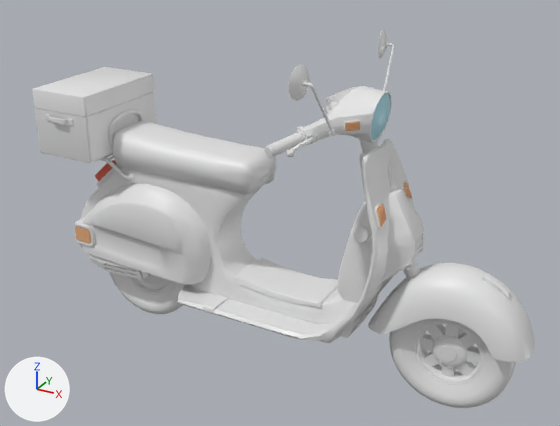
The FBX model Assets/3D/Vespa/Models/Vespa.fbx, before and after one commit.
The view is the same before and after, from a camera (50 mm lens) standing at (1.47, -2.45, 1.92) and looking at (0.07, 0.1, 0.65). Lighting does not change. The marker at lower left points along +X, +Y and +Z. Where no turn or scale is listed for an object, it has been applied to the vertices.

Names of what the first picture shows: 'Vespa', 'Vespa.001', 'WheelBack', 'WheelFront'.
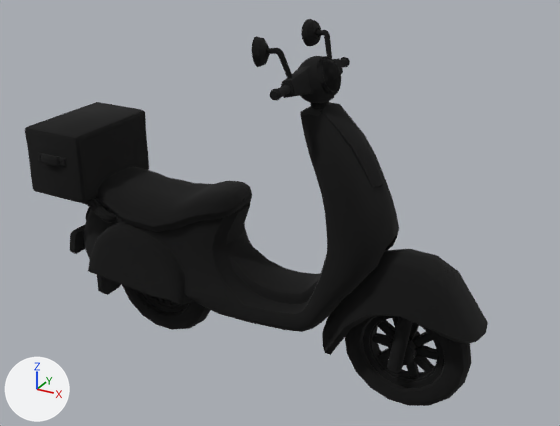
The change, as a list of edits to the scene's bpy script:
```text
Change me_vespabody_002:
    remove me_vespabody_002.from_pydata(...)  # 1184 vertices, 1083 faces; spans x -0.243..0.243, y -0.062..0.063, z -0.243..0.243
    remove me_vespabody_002.materials.append(mat_vespamainmat)  # white #e7e7e7
    add me_vespabody_002.from_pydata(...)  # 1224 vertices, 1468 faces; spans x -0.259..0.259, y -0.058..0.06, z -0.255..0.255
    me_vespabody_002 part 1: the loose piece of 480 vertices spanning x -0.243..0.243, y -0.062..0.063, z -0.243..0.243 is rebuilt with 612 vertices and now spans x -0.259..0.259, y -0.058..0.06, z -0.255..0.255, in mat_vespaoutline (black #000000)
    me_vespabody_002 part 2: the loose piece of 96 vertices spanning x -0.093..0.093, y -0.035..-0.019, z -0.093..0.093 is deleted
    me_vespabody_002 part 3: 512 vertices removed from x -0.139..0.139, y -0.042..0.042, z -0.139..0.139
    add me_vespabody_002.materials.append(mat_metal)  # dark grey #696969
    add me_vespabody_002.materials.append(mat_wheel)  # black #3e3e3e
    add me_vespabody_002.materials.append(mat_vespaoutline)  # black #000000
Change me_vespabody_001:
    remove me_vespabody_001.from_pydata(...)  # 1585 vertices, 1672 faces; spans x -0.243..0.243, y -0.065..0.067, z -0.243..0.243
    remove me_vespabody_001.materials.append(mat_vespamainmat)  # white #e7e7e7
    add me_vespabody_001.from_pydata(...)  # 1224 vertices, 1472 faces; spans x -0.257..0.257, y -0.057..0.058, z -0.253..0.253
    me_vespabody_001 part 4: the loose piece of 648 vertices spanning x -0.138..0.138, y -0.042..0.041, z -0.138..0.138 is rebuilt with 612 vertices and now spans x -0.242..0.242, y -0.045..0.045, z -0.239..0.239
    me_vespabody_001 part 5: the loose piece of 480 vertices spanning x -0.243..0.243, y -0.065..0.067, z -0.243..0.243 is rebuilt with 612 vertices and now spans x -0.257..0.257, y -0.057..0.058, z -0.253..0.253, in mat_vespaoutline (black #000000)
    me_vespabody_001 part 6: the loose piece of 457 vertices spanning x -0.07..0.071, y -0.043..0.063, z -0.07..0.071 is deleted
    add me_vespabody_001.materials.append(mat_metal)  # dark grey #696969
    add me_vespabody_001.materials.append(mat_wheel)  # black #3e3e3e
    add me_vespabody_001.materials.append(mat_vespaoutline)  # black #000000
Change ob_wheelback:
    ob_wheelback.location: (-0.624, 0.106, 0.238) -> (-0.48, 0.031, 0.244)
Remove ob_vespa_001:
    ob_vespa_001 = bpy.data.objects.new('Vespa.001', me_vespabody_003)
Change ob_wheelfront:
    ob_wheelfront.location: (0.823, 0.102, 0.239) -> (0.664, 0.031, 0.239)
Remove ob_vespa:
    ob_vespa = bpy.data.objects.new('Vespa', me_vespabody)
Add ob_mudguard:
    ob_mudguard = bpy.data.objects.new('Mudguard', me_mudguard)  # 440 vertices, 500 faces; spans x -0.117..0.519, y -0.152..0.152, z -0.353..0.123; in mat_metal (dark grey #696969), mat_body (green #e2ff66), mat_vespaoutline (black #000000)
    ob_mudguard.location = (0.444, 0.024, 0.521)
Add ob_body:
    ob_body = bpy.data.objects.new('Body', me_mesh_005)  # 6448 vertices, 6760 faces; spans x -1.02..0.6, y -0.26..0.24, z 0.09..1.16; in mat_metal (dark grey #696969), mat_plaka (white #e7e7e7), mat_body (green #e2ff66), mat_pillow (orange #b95a3e), mat_redlight (red #ff0000), mat_wheel (black #3e3e3e), mat_box (beige #e7c98a), mat_brakeglass (red #e76551), mat_clearglass (cyan #a9dae7), mat_metal4 (black #272726), mat_vespaoutline (black #000000)
    ob_body.location = (0.0, 0.0, 0.0)
Add ob_handlebar:
    ob_handlebar = bpy.data.objects.new('HandleBar', me_handlebar)  # 4086 vertices, 4918 faces; spans x -0.148..0.076, y -0.282..0.293, z 0.002..0.295; in mat_metal (dark grey #696969), mat_body (green #e2ff66), mat_vespaoutline (black #000000), mat_frontlight (white #ffffff), mat_window (white #ffffff)
    ob_handlebar.location = (0.283, 0.0, 1.127)
```

Where the change shows, as pixel boxes (x1, y1, x2, y2) in the pictures (560 x 426 px):
'Vespa', deleted
    before: (32, 67, 424, 344)
    faces in mat_vespamainmat (white #e7e7e7): (32, 67, 424, 344)
    faces in mat_blinkersglass (beige #e7ae7e): (75, 182, 412, 243)
    faces in mat_brakeglass (red #e76551): (95, 160, 116, 181)
'Body', added (black)
    after: (25, 102, 399, 332)
'Vespa.001', deleted
    before: (264, 29, 535, 362)
    faces in mat_vespamainmat (white #e7e7e7): (264, 29, 535, 362)
    faces in mat_clearglass (cyan #a9dae7): (371, 93, 390, 140)
    faces in mat_blinkersglass (beige #e7ae7e): (345, 122, 360, 131)
'WheelFront', reshaped, moved
    before: (389, 318, 516, 408)
    after: (345, 315, 471, 406)
'Mudguard', added (black)
    after: (322, 249, 488, 372)
'HandleBar', added (black)
    after: (252, 19, 350, 109)
'WheelBack', reshaped, moved (15% wider, 9% taller)
    before: (109, 272, 186, 314)
    after: (122, 284, 211, 330)
part 1 of me_vespabody_002, rebuilt (15% wider, 9% taller)
    before: (109, 272, 186, 314)
    after: (122, 284, 211, 330)
part 2 of me_vespabody_002, deleted
    before: (142, 276, 163, 284)
part 3 of me_vespabody_002, deleted
    before: (127, 276, 170, 295)
part 4 of me_vespabody_001, rebuilt (not visible afterwards)
    before: (413, 321, 484, 385)
part 5 of me_vespabody_001, rebuilt
    before: (389, 318, 516, 408)
    after: (345, 315, 471, 406)
part 6 of me_vespabody_001, deleted
    before: (431, 327, 473, 368)
